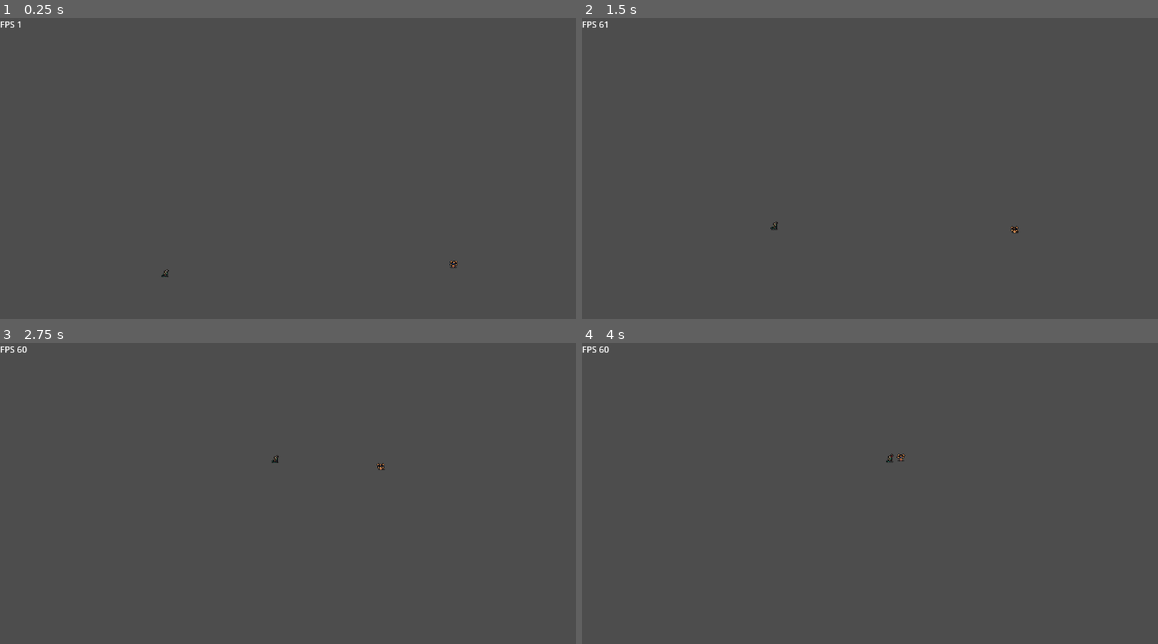
Above: before the commit, frames 1-4 (two rows, left to right).
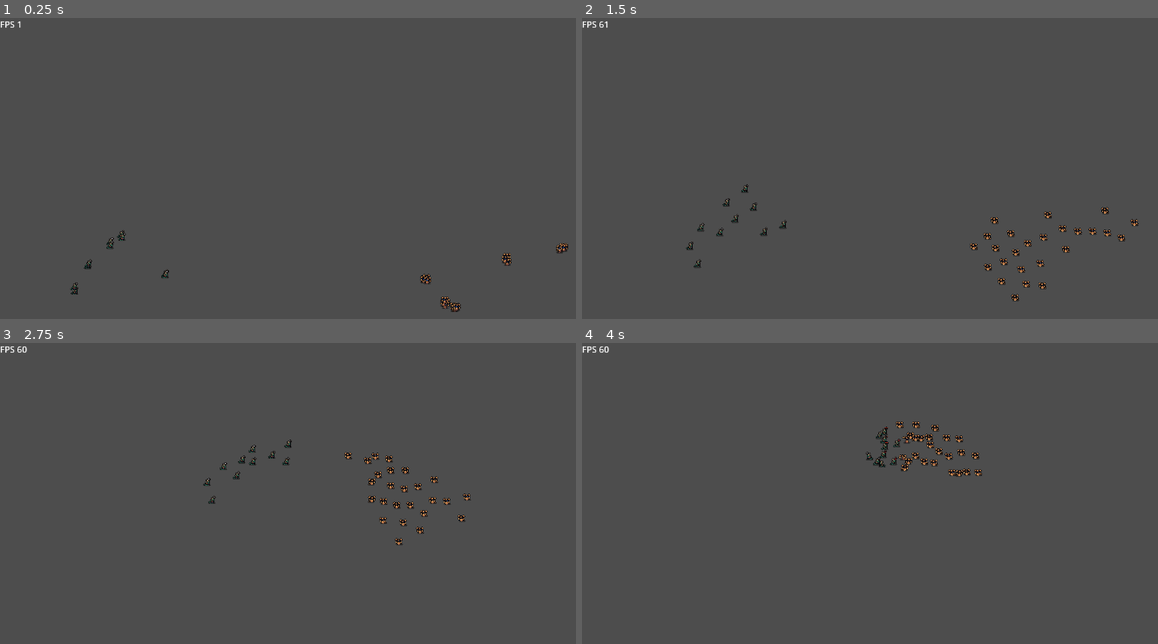
Above: after the commit, the same moments.

Repository: Snayff/nqp3
Game: Godot game, scene res://scenes/stages/combat/stage_combat.tscn
Same seed, same stepped clock (60 frames per second), same inputs: the game is played once before the commit and once after it.
Inputs:
- Up to frame 1 (0.25 s): no input
- Up to frame 2 (1.5 s): tap Enter at 0.5 s
- Up to frame 3 (2.75 s): no input
- Up to frame 4 (4 s): no input

The runs differ from the first frame. In frame 1, 0.4% of the frame differs, in the area x 12-99%, y 70-98%; in frame 2, 0.9%, in the area x 18-97%, y 55-94%; in frame 3, 0.9%; in frame 4, 0.9%.

Commit message:
added node descriptions and names

Diff:
--- a/scenes/entities/actor/actor.gd
+++ b/scenes/entities/actor/actor.gd
@@ -428,7 +428,8 @@
 		_target = get_tree().get_nodes_in_group(group_to_target)[0]   # just pick the first enemy node and move towards them, eventually will be in range
 
 	# relisten to target changes
-	_target.no_longer_targetable.connect(refresh_target)
+	if not _target.is_connected("no_longer_targetable", refresh_target):
+		_target.no_longer_targetable.connect(refresh_target)
 
 	# update nav agent's target
 	_navigation_agent.set_target_position(_target.global_position)
--- a/scenes/entities/actor/actor.tscn
+++ b/scenes/entities/actor/actor.tscn
@@ -68,8 +68,10 @@
 shape = SubResource("CircleShape2D_4kht2")
 
 [node name="TargetRefreshTimer" type="Timer" parent="."]
+editor_description = "Time until next target refresh. "
 one_shot = true
 autostart = true
 
 [node name="CastTimer" type="Timer" parent="."]
+editor_description = "Time left casting the attack. "
 one_shot = true
--- a/scenes/entities/projectile/projectile.gd
+++ b/scenes/entities/projectile/projectile.gd
@@ -9,7 +9,7 @@
 
 ######## OTHER NODES ###########
 
-@onready var timer : Timer = $Lifetime
+@onready var timer : Timer = $LifetimeTimer
 @onready var impact_detector : Area2D = $ImpactDetector
 @onready var sprite : Sprite2D = $Sprite
 @onready var trail : Trail = $Trail
--- a/scenes/entities/projectile/projectile.tscn
+++ b/scenes/entities/projectile/projectile.tscn
@@ -33,7 +33,8 @@
 material = SubResource("3")
 shape = SubResource("1")
 
-[node name="Lifetime" type="Timer" parent="."]
+[node name="LifetimeTimer" type="Timer" parent="."]
+editor_description = "Time allowed to exist."
 one_shot = true
 
 [node name="Trail" parent="." instance=ExtResource("4_ghsii")]
--- a/scenes/stages/combat/stage_combat.gd
+++ b/scenes/stages/combat/stage_combat.gd
@@ -17,7 +17,7 @@
 	# FIXME: when troupes exist update to use troupe. placeholder code for now.
 
 	for key in _units.keys():
-		var num_unit_per_team = 1
+		var num_unit_per_team = 5
 		var unit_name: String
 		if key == "team1":
 			unit_name = "conjurer"
@@ -26,6 +26,7 @@
 
 		for i in range(num_unit_per_team):
 			var unit = Factory.create_unit(self, unit_name, key)
+			unit.set_name(unit_name)
 			_units[key].append(unit)
 
 
--- a/scripts/actions/base_action.gd
+++ b/scripts/actions/base_action.gd
@@ -71,6 +71,7 @@
 	uid = Utility.generate_id()
 
 	_cooldown_timer = Timer.new()
+	_cooldown_timer.set_name("CooldownTimer")
 	_creator.add_child(_cooldown_timer)
 	_cooldown_timer.set_one_shot(true)
 
--- a/scripts/actions/status_effects/base_status_effect.gd
+++ b/scripts/actions/status_effects/base_status_effect.gd
@@ -33,6 +33,7 @@
 
 	# setup new timer for duration
 	_duration_timer = Timer.new()
+	_duration_timer.set_name("DurationTimer")
 	_duration_timer.timeout.connect(on_duration_expiry)
 
 	# override core functionality to make the action work as a recurring effect
--- a/scripts/globals/factory.gd
+++ b/scripts/globals/factory.gd
@@ -39,14 +39,17 @@
 	instance.unit_name = name_
 
 	instance._ai = ActorAI.new(instance)
+	instance._ai.set_name("AI")
 	instance.add_child(instance._ai)
 
 	instance.stats = _build_actor_stats(unit_data)
+	instance.stats.set_name("Stats")
 	instance.add_child(instance.stats)
 
 	instance.animated_sprite.sprite_frames = _build_actor_sprite_frame(name_)
 
 	instance._status_effects = _build_actor_status_effects()
+	instance._status_effects.set_name("StatusEffects")
 	instance.add_child(instance._status_effects)
 
 	instance = _add_actor_actions(instance, unit_data)
@@ -143,6 +146,7 @@
 
 	# add actions to instance
 	instance._actions = actions
+	instance._actions.set_name("Actions")
 	instance.add_child(instance._actions)
 
 	return instance
--- a/scripts/globals/ref_data.gd
+++ b/scripts/globals/ref_data.gd
@@ -17,7 +17,7 @@
 		"crit_chance": 100,
 		"move_speed": 150,
 		"stamina": 10,
-		"num_units": 1,
+		"num_units": 5,
 		"faction": "faction1",
 		"gold_cost": 100,
 		"tier": 1,
@@ -41,7 +41,7 @@
 		"crit_chance": 100,
 		"move_speed": 200,
 		"stamina": 10,
-		"num_units": 1,
+		"num_units": 2,
 		"faction": "faction1",
 		"gold_cost": 100,
 		"tier": 1,
